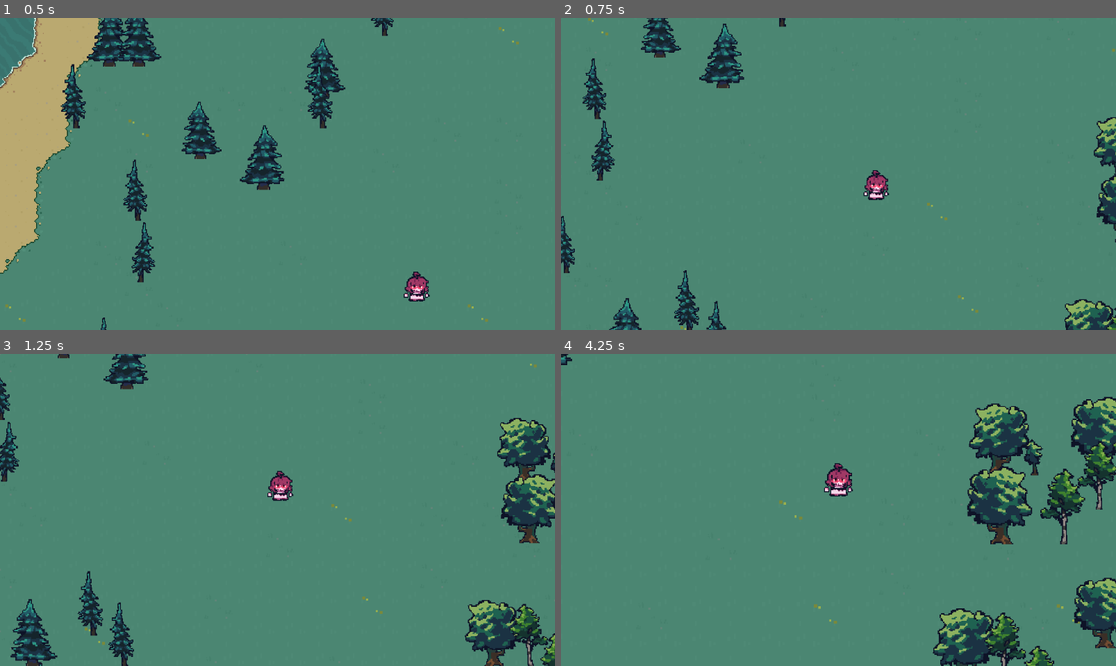
Above: before the commit, frames 1-4 (two rows, left to right).
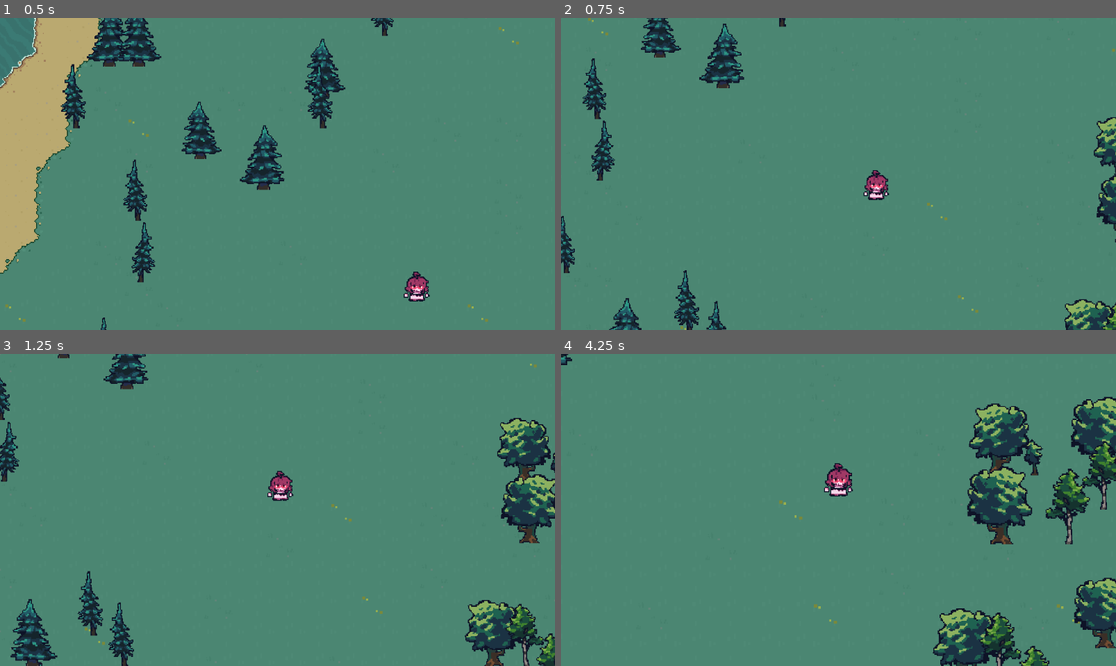
Above: after the commit, the same moments.

Repository: CharliezXx/survival_game
Game: Godot game, scene res://Scene/world_generate.tscn
The game is run twice, just before and just after one commit, with the same random seed, the same clock (stepped at 60 frames per second) and the same inputs.
Inputs (mouse positions are in pixels of both pictures, inside the frame that each line leads up to):
- Up to frame 1 (0.5 s): no input
- Up to frame 2 (0.75 s): tap Enter at 0.5 s; drag from (638, 114) to (672, 52) at 0.52 s
- Up to frame 3 (1.25 s): no input
- Up to frame 4 (4.25 s): drag from (561, 407) to (588, 653) at 1.27 s; move the mouse to (561, 466) at 2.02 s; hold D (walk_right) 2.03-2.75 s; tap Mouse wheel up (scroll_up) at 2.1 s; click (561, 466) at 2.17 s; drag from (583, 354) to (993, 665) at 2.77 s; drag from (966, 665) to (999, 469) at 3.52 s

Frame 1 is identical in both runs. In frame 2, less than 0.1% of the frame differs, in the area x 97-100%, y 91-100%; in frame 3, 0.7%; in frame 4, 2.4%, in the area x 75-100%, y 27-100%.

Commit message:
add func to more tree

Diff:
--- a/Scene/Object/birch_tree.tscn
+++ b/Scene/Object/birch_tree.tscn
@@ -7,6 +7,24 @@
 
 [sub_resource type="RectangleShape2D" id="RectangleShape2D_ec3gn"]
 size = Vector2(20, 24.5)
+
+[sub_resource type="CircleShape2D" id="CircleShape2D_xg3mq"]
+radius = 59.0
+
+[sub_resource type="Animation" id="Animation_0p1va"]
+length = 0.001
+tracks/0/type = "value"
+tracks/0/imported = false
+tracks/0/enabled = true
+tracks/0/path = NodePath(".:scale")
+tracks/0/interp = 1
+tracks/0/loop_wrap = true
+tracks/0/keys = {
+"times": PackedFloat32Array(0),
+"transitions": PackedFloat32Array(1),
+"update": 0,
+"values": [Vector2(1, 1)]
+}
 
 [sub_resource type="Animation" id="Animation_faalo"]
 resource_name = "obj_hit"
@@ -24,37 +42,38 @@
 "values": [Vector2(1, 1), Vector2(1.2, 0.8), Vector2(1, 1)]
 }
 
-[sub_resource type="Animation" id="Animation_0p1va"]
-length = 0.001
-tracks/0/type = "value"
-tracks/0/imported = false
-tracks/0/enabled = true
-tracks/0/path = NodePath(".:scale")
-tracks/0/interp = 1
-tracks/0/loop_wrap = true
-tracks/0/keys = {
-"times": PackedFloat32Array(0),
-"transitions": PackedFloat32Array(1),
-"update": 0,
-"values": [Vector2(1, 1)]
-}
-
 [sub_resource type="AnimationLibrary" id="AnimationLibrary_qxlkq"]
 _data = {
 "RESET": SubResource("Animation_0p1va"),
 "obj_hit": SubResource("Animation_faalo")
 }
 
-[node name="Tree_1" type="Node2D" node_paths=PackedStringArray("obj_node", "clickable_area", "anim")]
+[sub_resource type="Curve" id="Curve_df7sm"]
+_data = [Vector2(0.625514, 0.802198), 0.0, 0.0, 0, 0]
+point_count = 1
+
+[sub_resource type="CurveTexture" id="CurveTexture_l7rwe"]
+curve = SubResource("Curve_df7sm")
+
+[sub_resource type="Curve" id="Curve_4e183"]
+_data = [Vector2(0, 1), 0.0, 0.0, 0, 0, Vector2(0.506173, 0.89011), 0.0, 0.0, 0, 0, Vector2(1, 1), 0.0, 0.0, 0, 0]
+point_count = 3
+
+[sub_resource type="CurveTexture" id="CurveTexture_pcx3e"]
+curve = SubResource("Curve_4e183")
+
+[node name="Tree_1" type="Node2D" node_paths=PackedStringArray("obj_node", "clickable_area", "Interactable_zone", "anim", "health_bar")]
 y_sort_enabled = true
 texture_filter = 1
 script = ExtResource("1_ctel3")
 obj_node = NodePath(".")
 clickable_area = NodePath("Area2D")
-anim = NodePath("Sprite2D/AnimationPlayer")
+Interactable_zone = NodePath("InteractableZone")
+anim = NodePath("AnimationPlayer")
 health = 15
 have_drop = true
 item_drop_scene = ExtResource("2_xm3r4")
+health_bar = NodePath("HealthBar")
 
 [node name="Area2D" type="Area2D" parent="."]
 
@@ -63,14 +82,43 @@
 position = Vector2(3, -12.75)
 shape = SubResource("RectangleShape2D_ec3gn")
 
+[node name="InteractableZone" type="Area2D" parent="."]
+
+[node name="InteractableZone" type="CollisionShape2D" parent="InteractableZone"]
+position = Vector2(0, -6)
+shape = SubResource("CircleShape2D_xg3mq")
+
 [node name="Sprite2D" type="Sprite2D" parent="."]
 y_sort_enabled = true
 texture_filter = 1
 material = ExtResource("2_o7sru")
 texture = ExtResource("3_am237")
-offset = Vector2(0, -30.225)
+offset = Vector2(-4.155, -30.225)
 
-[node name="AnimationPlayer" type="AnimationPlayer" parent="Sprite2D"]
+[node name="AnimationPlayer" type="AnimationPlayer" parent="."]
+root_node = NodePath("../Sprite2D")
 libraries = {
 "": SubResource("AnimationLibrary_qxlkq")
 }
+
+[node name="HealthBar" type="TextureProgressBar" parent="."]
+z_index = 2
+anchors_preset = 8
+anchor_left = 0.5
+anchor_top = 0.5
+anchor_right = 0.5
+anchor_bottom = 0.5
+offset_left = -7.0
+offset_top = 1.0
+offset_right = 7.0
+offset_bottom = 2.0
+grow_horizontal = 2
+grow_vertical = 2
+scale = Vector2(1, 2)
+value = 70.0
+fill_mode = 6
+nine_patch_stretch = true
+texture_under = SubResource("CurveTexture_l7rwe")
+texture_progress = SubResource("CurveTexture_pcx3e")
+tint_under = Color(1, 0, 0, 1)
+tint_progress = Color(0.266667, 1, 0, 1)
--- a/Scene/Object/small_spruce.tscn
+++ b/Scene/Object/small_spruce.tscn
@@ -11,27 +11,65 @@
 [sub_resource type="CircleShape2D" id="CircleShape2D_uh1mx"]
 radius = 59.0
 
-[sub_resource type="Curve" id="Curve_df7sm"]
+[sub_resource type="Animation" id="Animation_gruyn"]
+resource_name = "obj_hit"
+length = 0.2
+tracks/0/type = "value"
+tracks/0/imported = false
+tracks/0/enabled = true
+tracks/0/path = NodePath(".:scale")
+tracks/0/interp = 1
+tracks/0/loop_wrap = true
+tracks/0/keys = {
+"times": PackedFloat32Array(0, 0.1, 0.2),
+"transitions": PackedFloat32Array(1, 1, 1),
+"update": 0,
+"values": [Vector2(1, 1), Vector2(1.2, 0.8), Vector2(1, 1)]
+}
+
+[sub_resource type="Animation" id="Animation_d34si"]
+length = 0.001
+tracks/0/type = "value"
+tracks/0/imported = false
+tracks/0/enabled = true
+tracks/0/path = NodePath(".:scale")
+tracks/0/interp = 1
+tracks/0/loop_wrap = true
+tracks/0/keys = {
+"times": PackedFloat32Array(0),
+"transitions": PackedFloat32Array(1),
+"update": 0,
+"values": [Vector2(1, 1)]
+}
+
+[sub_resource type="AnimationLibrary" id="AnimationLibrary_str3l"]
+_data = {
+"RESET": SubResource("Animation_d34si"),
+"obj_hit": SubResource("Animation_gruyn")
+}
+
+[sub_resource type="Curve" id="Curve_ffmt8"]
 _data = [Vector2(0.625514, 0.802198), 0.0, 0.0, 0, 0]
 point_count = 1
 
 [sub_resource type="CurveTexture" id="CurveTexture_a64et"]
-curve = SubResource("Curve_df7sm")
+curve = SubResource("Curve_ffmt8")
 
-[sub_resource type="Curve" id="Curve_4e183"]
+[sub_resource type="Curve" id="Curve_0rwgp"]
 _data = [Vector2(0, 1), 0.0, 0.0, 0, 0, Vector2(0.506173, 0.89011), 0.0, 0.0, 0, 0, Vector2(1, 1), 0.0, 0.0, 0, 0]
 point_count = 3
 
 [sub_resource type="CurveTexture" id="CurveTexture_fqect"]
-curve = SubResource("Curve_4e183")
+curve = SubResource("Curve_0rwgp")
 
-[node name="Tree_1" type="Node2D" node_paths=PackedStringArray("obj_node", "clickable_area", "Interactable_zone", "health_bar")]
+[node name="Tree_1" type="Node2D" node_paths=PackedStringArray("obj_node", "clickable_area", "Interactable_zone", "anim", "health_bar")]
 y_sort_enabled = true
 texture_filter = 1
 script = ExtResource("1_b7y5l")
 obj_node = NodePath(".")
 clickable_area = NodePath("Area2D")
 Interactable_zone = NodePath("InteractableZone")
+anim = NodePath("AnimationPlayer")
 health = 8
 have_drop = true
 item_drop_scene = ExtResource("2_t0dfh")
@@ -56,6 +94,12 @@
 texture = ExtResource("3_2k62f")
 offset = Vector2(0, -30.225)
 
+[node name="AnimationPlayer" type="AnimationPlayer" parent="."]
+root_node = NodePath("../Sprite2D")
+libraries = {
+"": SubResource("AnimationLibrary_str3l")
+}
+
 [node name="HealthBar" type="TextureProgressBar" parent="."]
 z_index = 2
 anchors_preset = 8
Not shown: 1 places in Scene/Object/birch_tree.tscn that only renumber resources
Not shown: 1 places in Scene/Object/small_spruce.tscn that only renumber resources
